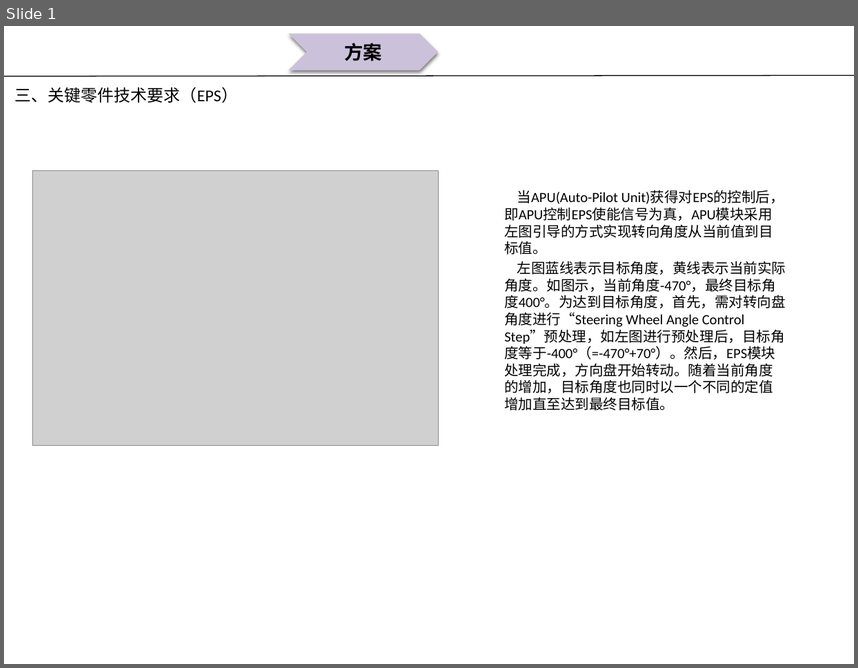
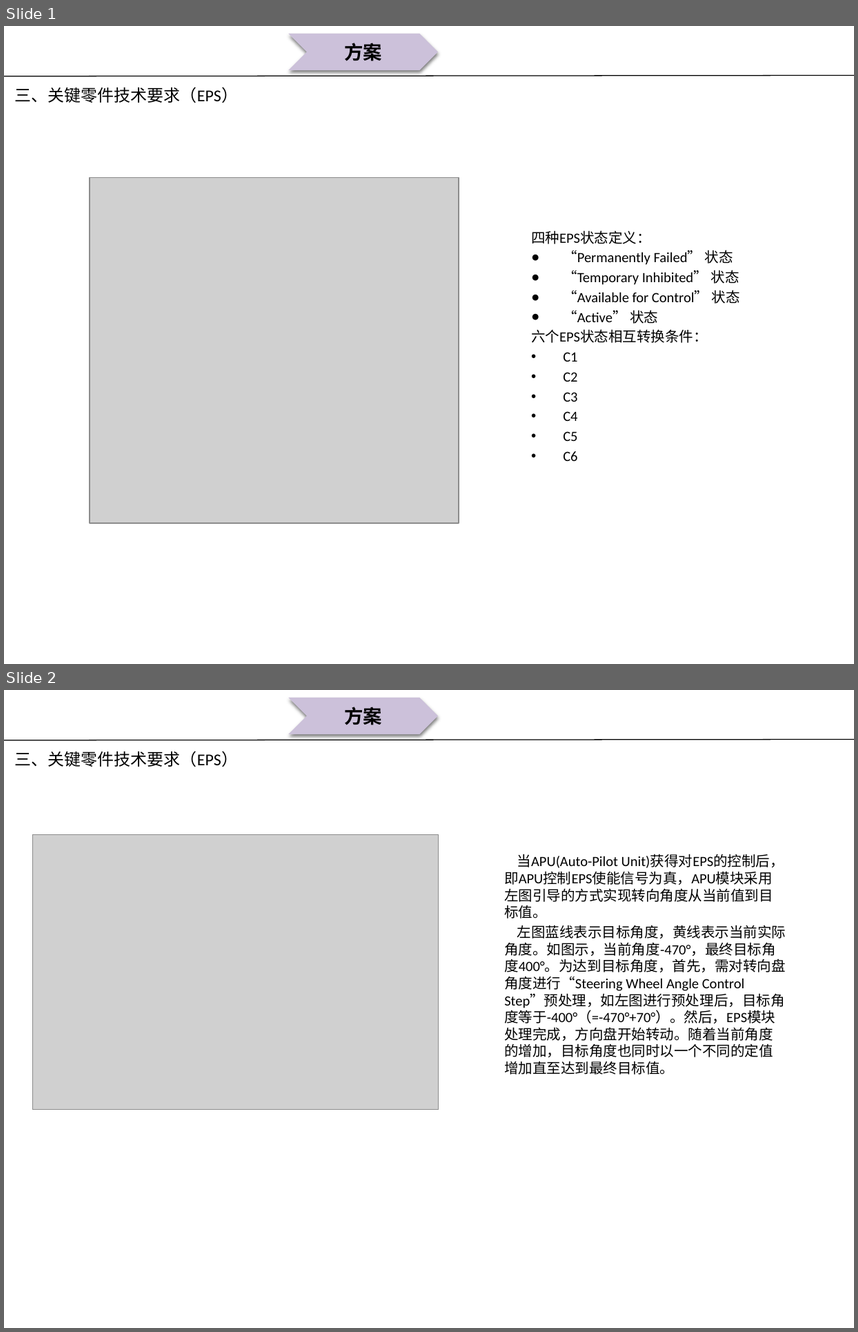
Before and after one commit to guruquan887/VAD01, a slide deck: 01需求分析/VAD01转向方案规范定义— —关键零件技术要求（EPS）.pptx. Shown one above the other, each under a label of ours: slide 1 before the commit, slides 1 and 2 after it. The pictures are 858x668 and 858x1332 pixels, drawn with LibreOffice and Linux fonts; fonts in the diff are those of the drawing; grey boxes stand for pictures; background and template pictures are left out. Boxes give left, top, right and bottom in pixels: in the first picture for what was removed or moved away, otherwise in the second. Text is boxed around its words. In the diff, an @@ line names an element or a change of style, - is before the commit and + after.

Commit message:
EPS技术要求--四种状态间的判定逻辑
EPS技术要求--四种状态间的判定逻辑

```diff
--- a/01需求分析/VAD01转向方案规范定义— —关键零件技术要求（EPS）.pptx
+++ b/01需求分析/VAD01转向方案规范定义— —关键零件技术要求（EPS）.pptx
@@ slide 1 added at [4, 26, 854, 664], background picture (left out) @@
@@ chevron added at [289, 34, 439, 70], fill #CCC1DA, 16 pt, text #000000, bold @@
+方案
@@ line added from (4, 76) to (854, 75), #000000 0.75 pt @@
@@ text added at [15, 87, 238, 103], 14 pt, text #000000 @@
+三、关键零件技术要求（EPS）
@@ picture added at [90, 177, 459, 522] @@
@@ text added at [531, 230, 740, 461], 12 pt, text #000000 @@
+四种EPS状态定义：
+● “Permanently Failed” 状态
+● “Temporary Inhibited” 状态
+● “Available for Control” 状态
+● “Active” 状态
+六个EPS状态相互转换条件：
+• C1
+• C2
+• C3
+• C4
+• C5
+• C6
@@ what was slide 1 is now slide 2 @@
```
Also in this commit, not shown: 1 slide changed, 2 other files.
